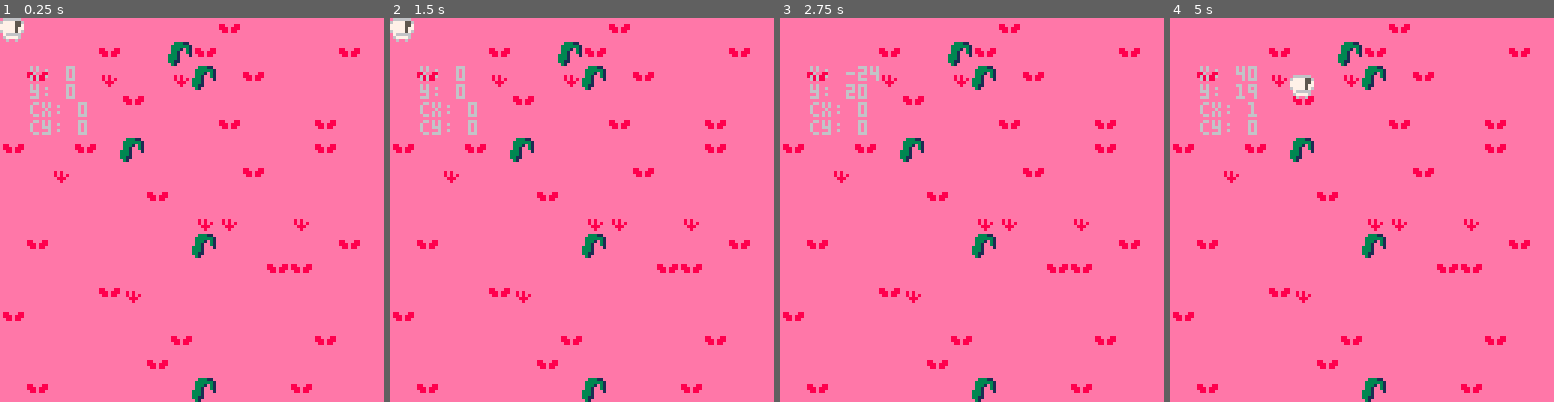
Above: before the commit, frames 1-4 (left to right).
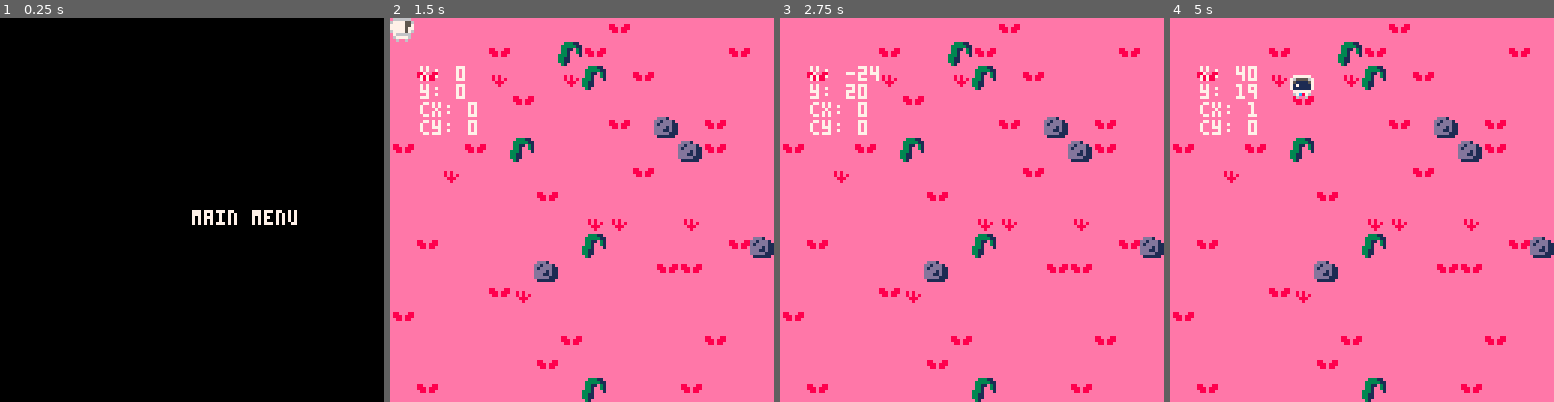
Above: after the commit, the same moments.

Repository: ARKANYOTA/ludumdare47
Game: PICO-8 cartridge arkanv1.p8
The game is run twice, just before and just after one commit, with the same random seed, the same clock (stepped at 60 frames per second) and the same inputs.
Inputs:
- Up to frame 1 (0.25 s): no input
- Up to frame 2 (1.5 s): tap O (Z key) at 0.33, 0.7, 1.43 s; tap X (X key) at 1.07 s
- Up to frame 3 (2.75 s): hold Left 1.97-2.37 s; tap X (X key) at 2.07, 2.4, 2.73 s; tap O (Z key) at 2.22 s; hold Down from 2.42 s (still down)
- Up to frame 4 (5 s): release Down at 2.82 s; hold Right 2.87-3.53 s; tap X (X key) every 0.33 s from 3.07 to 4.73 s; tap O (Z key) at 3.1, 3.98, 4.87 s; hold Up 3.58-4.08 s; hold Right 4.13-4.53 s; hold Down from 4.58 s (still down)

The runs differ from the first frame. In frame 1, 100% of the frame differs, in the area x 0-100%, y 0-100%; in frame 2, 2.0%; in frame 3, 2.1%; in frame 4, 2.3%.

Commit message:
Main menu

Diff:
--- a/arkanv1.p8
+++ b/arkanv1.p8
@@ -18,50 +18,65 @@
 }
 
 safearea=1
+menu=true
 -->8
 --update
 function _update60()
 	--movement
- if btn(⬅️) 										and
- 			not (icol(x,y))			and
- 			not (icol(x,y+7))	then
- 	x-=1
- end
- if btn(➡️)  									and
- 			not (icol(x+7,y))			and
- 			not (icol(x+7,y+7))	then
-  x+=1
- end
- if btn(⬆️) 										and
- 			not (icol(x+1,y-1))	and
- 			not (icol(x+6,y-1))	then
-  y-=1
- end
- if btn(⬇️)  										and
- 			not (icol(x+1,y+8))	and
- 			not (icol(x+6,y+8))	then
-  y+=1
- end
+	if menu then
+		if mid(1,btnp(),63)==btnp()then
+			menu=false
+		end
+	else
+	 if btn(⬅️) 										and
+	 			not (icol(x,y))			and
+	 			not (icol(x,y+7))	then
+	 	x-=1
+	 	rot=3
+	 end
+	 if btn(➡️)  									and
+	 			not (icol(x+7,y))			and
+	 			not (icol(x+7,y+7))	then
+	  x+=1
+	 	rot=1
+	 end
+	 if btn(⬆️) 										and
+	 			not (icol(x+1,y-1))	and
+	 			not (icol(x+6,y-1))	then
+	  y-=1
+	  rot=0
+	 end
+	 if btn(⬇️)  										and
+	 			not (icol(x+1,y+8))	and
+	 			not (icol(x+6,y+8))	then
+	  y+=1
+	  rot=2
+	 end
 
-	x+=vx
-	y-=vy
-	vx=0
-	vy=0
-	if (x*16)>120 then
-		cx =1
-	else
-		cx = 0
+		x+=vx
+		y-=vy
+		vx=0
+		vy=0
+		if (x*16)>120 then
+			cx =1
+		else
+			cx = 0
+		end
+		--camera
 	end
-	--camera
 end
 -->8
 --draw
 function _draw()
 	cls()
-	map(0,0)
-	--sprite
-	spr(anims.afk[rot+1],x,y,1,1)
-	if(bdebug) then debug() end
+	if menu then
+		print("main menu",64,64,7)
+	else
+		map(0,0)
+		--sprite
+		spr(anims.afk[rot+1],x,y,1,1)
+		if(bdebug)debug()
+	end
 end
 -->8
 function debug()
@@ -119,32 +134,32 @@
 eeeeeeeeeeeeeeeeeee888ee00000000000000000000000000000000000000000000000000000000000000000000000000000000000000000000000000000000
 eeeeeeeeeeeeeeeeeeee8eee00000000000000000000000000000000000000000000000000000000000000000000000000000000000000000000000000000000
 eeeeeeeeeeeeeeeeeeeeeeee00000000000000000000000000000000000000000000000000000000000000000000000000000000000000000000000000000000
-ee33311e000000000000000000000000000000000000000000000000000000000000000000000000000000000000000000000000000000000000000000000000
-e3333331000000000000000000000000000000000000000000000000000000000000000000000000000000000000000000000000000000000000000000000000
-e3331e31000000000000000000000000000000000000000000000000000000000000000000000000000000000000000000000000000000000000000000000000
-e331ee31000000000000000000000000000000000000000000000000000000000000000000000000000000000000000000000000000000000000000000000000
-3331eee1000000000000000000000000000000000000000000000000000000000000000000000000000000000000000000000000000000000000000000000000
-3331eeee000000000000000000000000000000000000000000000000000000000000000000000000000000000000000000000000000000000000000000000000
-3311eeee000000000000000000000000000000000000000000000000000000000000000000000000000000000000000000000000000000000000000000000000
-e31eeeee000000000000000000000000000000000000000000000000000000000000000000000000000000000000000000000000000000000000000000000000
+ee33311eeeeeeeeeeeeeeeeeee1111eeeeeeeeee0000000000000000000000000000000000000000000000000000000000000000000000000000000000000000
+e3333311eddd1eeeeddd1eeee100001eeeeeeeee0000000000000000000000000000000000000000000000000000000000000000000000000000000000000000
+e3311e31dd1ddd1edd998d1e10000001eeeeeeee0000000000000000000000000000000000000000000000000000000000000000000000000000000000000000
+e331ee31d1dddd11d998dd1100000000eeeeeeee0000000000000000000000000000000000000000000000000000000000000000000000000000000000000000
+3331eee1dddd1d11d88d198100000000eeeeeeee0000000000000000000000000000000000000000000000000000000000000000000000000000000000000000
+3311eeeeddd11d11ddd1998100000000eeeeeeee0000000000000000000000000000000000000000000000000000000000000000000000000000000000000000
+3311eeeeddddd111dddd9811e000000eeeeeeeee0000000000000000000000000000000000000000000000000000000000000000000000000000000000000000
+e31eeeeee111111ee111111eee0000eeeeeeeeee0000000000000000000000000000000000000000000000000000000000000000000000000000000000000000
 __gff__
-0000000000000000000000000000000000000000000000000000000000000000000000000000000000000000000000000000000000000000000000000000000000000000000000000000000000000000010000000000000000000000000000000000000000000000000000000000000000000000000000000000000000000000
+0000000000000000000000000000000000000000000000000000000000000000000000000000000000000000000000000000000000000000000000000000000000000000000000000000000000000000010101000000000000000000000000000000000000000000000000000000000000000000000000000000000000000000
 0000000000000000000000000000000000000000000000000000000000000000000000000000000000000000000000000000000000000000000000000000000000000000000000000000000000000000000000000000000000000000000000000000000000000000000000000000000000000000000000000000000000000000
 __map__
-4141414141414141414041414141414142424141414141414141414141404141414141414141414041414141414141414141414140414141414141414141414141414040414141414141414141414141414141414141414141414141414141414141404141414141414141414142414140414141414141414141414141414041
-4141414140414150404141414141404141414141414041414141404141404141414141404141414141414141414041414141414141414141424141414141414140404141414141414141414141414141414141414040414141414141414141414141414141414041414140404141414141414140414141414140414141414141
-4140414142414142504140414141414141414141414141414141414141414141404041414140414141414141414141404141414141414141414041414141414141414141414141414141404141414141424141404041414141404141414141404141404141414141414141404141424242414141414140414140404240414141
+4141414141414141414041414141414142424141414141414141414141404141414141414141414041414141414141414141414140414141414141414141414141414040414141414141414141414141414141414141414142414141414141414141404141414141414141414142414140414141414141414141414141414041
+4141414140414150404141414141404141414141414041414141404141404141414141404141414141414141414041414141414141414141424141414141414140404141414141424141414141414141414141414040414141414141414141414141414141414041414140404141414141414140414141414140414141414141
+4140414142414142504140414141414141414141414141414141414141415141404041414140414241414141414141404141414141414141414041414141414141414141414141414141404141414141424141404041414141404141414141404141404141414141414141404141424242414141414140414140404240414141
 4141414141404141414141414141414141414141414141414141414141414242414041414141414141414141414142414141414041414141414141414141414141404141414140414141414040414141414141414141414041414140414140424141414141414141414141414140414141414141414141414141414141414140
-4141414141414141414041414140414141414140414141404141414141414041414141414141414140404141414142414141414141414140404041414140414141404141414141414141414241414141414141414141414141414141414141414141414141414141414141414141414141414041414141414141414142414140
-4041414041504141414141414140414140414141414141404141414141414142414141414141414041414140414141414141414141414141414141424140414141424241414141414141414141414141414142414141414141414141414141414141414140424141404141414141414141404140404141424140404141414141
+4141414141414141414041514140414141414140514141404141414141414041414141414141414140404141414142414141414141414140404041414140414141404141414141414141414241414141414141414141414141414141414141414141414141414141414141414141414141414041414141414141414142414140
+4041414041504141414141415140414140414141414141404141414141414142414141414141414041414140414141414141414141414141414141424140414141424241414141414141414141414141414142414141414141414141414141414141414140424141404141414141414141404140404141424140404141414141
 4141424141414141414140414141414141414141414141414141414141414141414141414241414141414141414041414141414141404141414141414041414141414141414141414141414141414141404141414141414141414141414241414141414141414141414141404141414141414141414041414141414141414141
 4141414141414041414141414141414141414141404141414141414141414141414141424141414141414040414141414141414141404141414141424141414141414141414141414141424141404141414141414041414041414141414041414140414141414141414141404241404141414141414041414141414140404141
 4141414141414141424241414241414141424241414141414141414141414141414041414141414140414140414141414140414141414141414141424141414141414141414141414140414141414141414141414141414141414141414041414141414141414141414141404142414141414141414041414141414141404141
-4140414141414141504141414141404141414141414141414141414141414140414141414041414141414141414241414141414141414141414141414141414141414041414141414141414141414140414141414141414141414141414141414141414141414141414141414141414141414141414141414140414141404141
-4141414141414141414141404041414141404141414141414141414140414141414141414141414241414141414140414141414141414141414141414141414141414141414140404141414141414141414142414140414141414041414142424141414141414141404141414141404141414141414141414141414041414241
+4140414141414141504141414141405141414141414151414141414141414140414141414041414141414141414241414141414141414141414141414141414141414041424141414141414141414140414141414141414141414141414141414141414141414141414141414141414141414141414141414140414141404141
+4141414141415141414141404041414141404141414141414141414140414141414141414141414241414141414140414141414141414141414141414141414141414141414140404141414141414141414142414140414141414041414242424141414141414141404141414141404141414141414141414141414041414241
 4141414140424141414141414141414141414141404141404141414141414141414141414141414141404141414141414141414140414140414141414241414141414140414141414241414141414141414141414241414141414141414141414141414041414141414141414041414141414241414140414141404141414140
-4041414141414141414141414141414141414141424141404141414141414141414141414141414140404141414141414141414141414141414141404041414141414140414141414141414141414141414141414141414141414141414141414041414141414141404141414141414140404141414141414141424241414141
-4141414141414140414141414140414141414141414141414141414141414141414141414141414141414141414141414141414040414141414141414141414141414241414141404141404041414140414141414141414141414141414141414041414141414141414141414141414041414141414141414141414141404141
+4041414141414141414141414141414141414141424141404141414141414141414141414141414140404141414141414141414141414141414141404041414141414140414141414141414141414141414141414141414141414141414141414041414141424141404141414141414140404141414141414141424241414141
+4141414141414140414141414140414141414141414141414141414141414151414141414141414141414141414141414141414040414141414141414141414141414241414141404141404041414140414141414141414141414141414141414041414141414141414141414141414041414141414141414141414141404141
 4141414141414041414141414141414141414041414141414141414241414141414041414140414141414141414141414141414141414140414141414141404141414141414141414141414141414141414141414140414141414141414141414141414140424141414141414141414141414141414141414141414041414141
 4140414141414141504141414041414141414141414140414141414041414141414141414141414141414141414042414141414141414141414040414141414141414141414141414141414141414141414141414141414141414140414141414141414141414141414141414041414141414141404041414141414041414140
 0000000000000000000000000000000000000000000000000000000000000000000000000000000000000000000000000000000000000000000000000000000000000000000000000000000000000000000000000000000000000042000000000000000000000000000000000000000000000000000000000000000000000000
